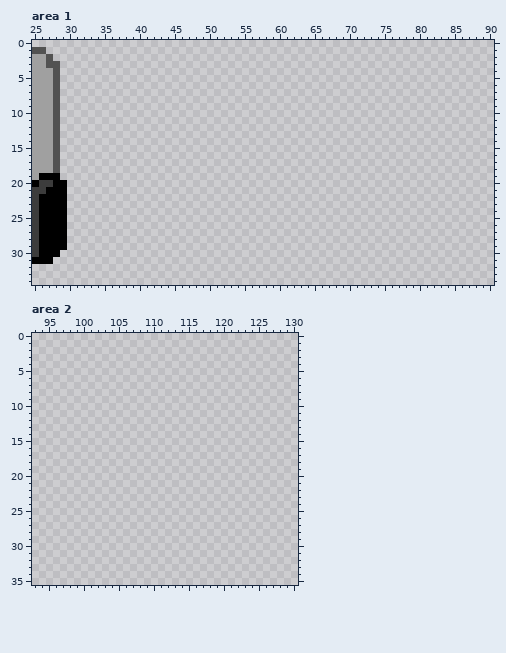
Pixel-art file: public/ingredients.aseprite. Above is the file before it was changed.
832x736 pixels, 1 frame. Shown: area 1: x 25..90, y 0..34; area 2: x 93..130, y 0..35.
After the commit:
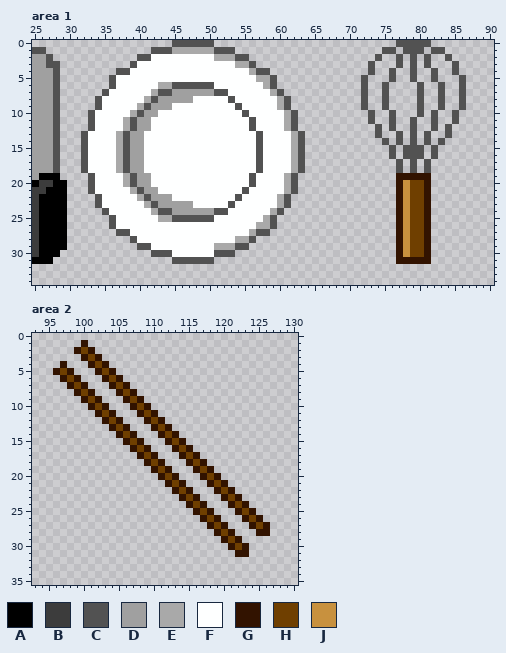
Palette (. is transparent): A #000000  B #3c3c3c  C #525252  D #a0a0a0  E #a9a9a9  F #feffff  G #321300  H #6f3f00  J #c8913e
The exact change:
Changed rows in their new state; - is an unchanged pixel.
Area 1:
first column x 32:
 0 -------------CCCCCC--------------------------CCCCC-----
 1 ----------CCCEEEEEECCC---------------------CC-CCC-CC---
 2 --------CCFFFFFFFFFEEECC------------------C--C-C-C--C--
 3 -------CFFFFFFFFFFFFFFEEC----------------C---C-C-C---C-
 4 -----CCFFFFFFFFFFFFFFFFFECC--------------C--C--C--C--C-
 5 ----CFFFFFFFFFFFFFFFFFFFFEEC------------C---C--C--C---C
 6 ----CFFFFFFEECCCCCCFFFFFFFEC------------C--C----C--C--C
 7 ---CFFFFFFECCDDDDDDCCFFFFFFEC-----------C--C----C--C--C
 8 --CFFFFFFECDDDDDFFFFFCFFFFFFEC----------C--C----C--C--C
 9 --CFFFFFECDDDFFFFFFFFFCFFFFFEC----------C--C----C--C--C
10 -CFFFFFECDDFFFFFFFFFFFFCFFFFFEC----------C--C---C-C--C-
11 -CFFFFECDDFFFFFFFFFFFFFFCFFFFEC----------C--C--C--C--C-
12 -CFFFFECDDFFFFFFFFFFFFFFCFFFFEC-----------C-C--C--C-C--
13 CFFFFECDDFFFFFFFFFFFFFFFFCFFFFEC----------C--C-C-C--C--
14 CFFFFECDDFFFFFFFFFFFFFFFFCFFFFEC-----------C-C-C-C-C---
15 CFFFFECDDFFFFFFFFFFFFFFFFCFFFFEC------------C-CCC-C----
16 CFFFFECDDFFFFFFFFFFFFFFFFCFFFFEC------------C-CCC-C----
17 CFFFFECDDFFFFFFFFFFFFFFFFCFFFFEC-------------C-C-C-----
18 CFFFFECDDFFFFFFFFFFFFFFFFCFFFFEC-------------C-C-C-----
19 -CFFFFECDDFFFFFFFFFFFFFFCFFFFEC--------------GGGGG-----
20 -CFFFFECDDFFFFFFFFFFFFFFCFFFFEC--------------GJHHG-----
21 -CFFFFFECDDFFFFFFFFFFFFCFFFFFEC--------------GJHHG-----
22 --CFFFFFECDDDFFFFFFFFFCFFFFFEC---------------GJHHG-----
23 --CFFFFFFECDDDDDFFFFFCFFFFFFEC---------------GJHHG-----
24 ---CFFFFFFECCDDDDDDCCFFFFFFEC----------------GJHHG-----
25 ----CFFFFFFEECCCCCCFFFFFFFEC-----------------GJHHG-----
26 ----CFFFFFFFFFFFFFFFFFFFFEEC-----------------GJHHG-----
27 -----CCFFFFFFFFFFFFFFFFFECC------------------GJHHG-----
28 -------CFFFFFFFFFFFFFFEEC--------------------GJHHG-----
29 --------CCFFFFFFFFFEEECC---------------------GJHHG-----
30 ----------CCCFFFFFFCCC-----------------------GJHHG-----
31 -------------CCCCCC--------------------------GGGGG-----
Area 2:
first column x 96:
 1 ----G--------------------------
 2 ---GHG-------------------------
 3 ----GHG------------------------
 4 -G---GHG-----------------------
 5 GHG---GHG----------------------
 6 -GHG---GHG---------------------
 7 --GHG---GHG--------------------
 8 ---GHG---GHG-------------------
 9 ----GHG---GHG------------------
10 -----GHG---GHG-----------------
11 ------GHG---GHG----------------
12 -------GHG---GHG---------------
13 --------GHG---GHG--------------
14 ---------GHG---GHG-------------
15 ----------GHG---GHG------------
16 -----------GHG---GHG-----------
17 ------------GHG---GHG----------
18 -------------GHG---GHG---------
19 --------------GHG---GHG--------
20 ---------------GHG---GHG-------
21 ----------------GHG---GHG------
22 -----------------GHG---GHG-----
23 ------------------GHG---GHG----
24 -------------------GHG---GHG---
25 --------------------GHG---GHG--
26 ---------------------GHG---GHG-
27 ----------------------GHG---GHG
28 -----------------------GHG---GG
29 ------------------------GHG----
30 -------------------------GHG---
31 --------------------------GG---
Boxes around the changes in both pictures, in picture pixels (x1, y1, x2, y2):
added: (81, 40, 305, 264)
added: (361, 40, 466, 264)
added: (53, 340, 270, 557)
